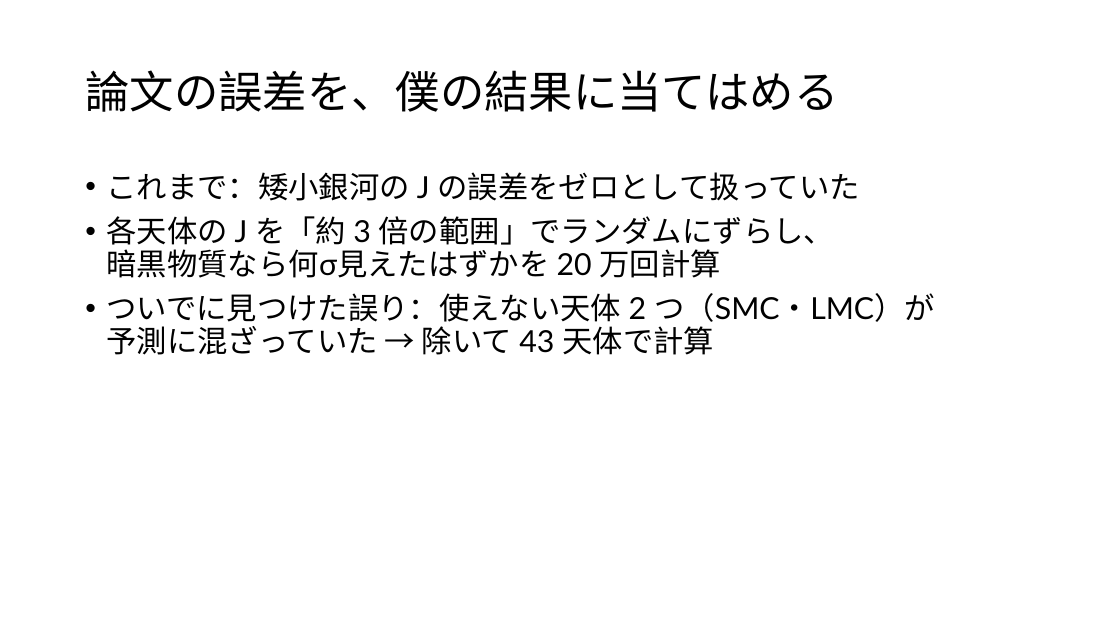
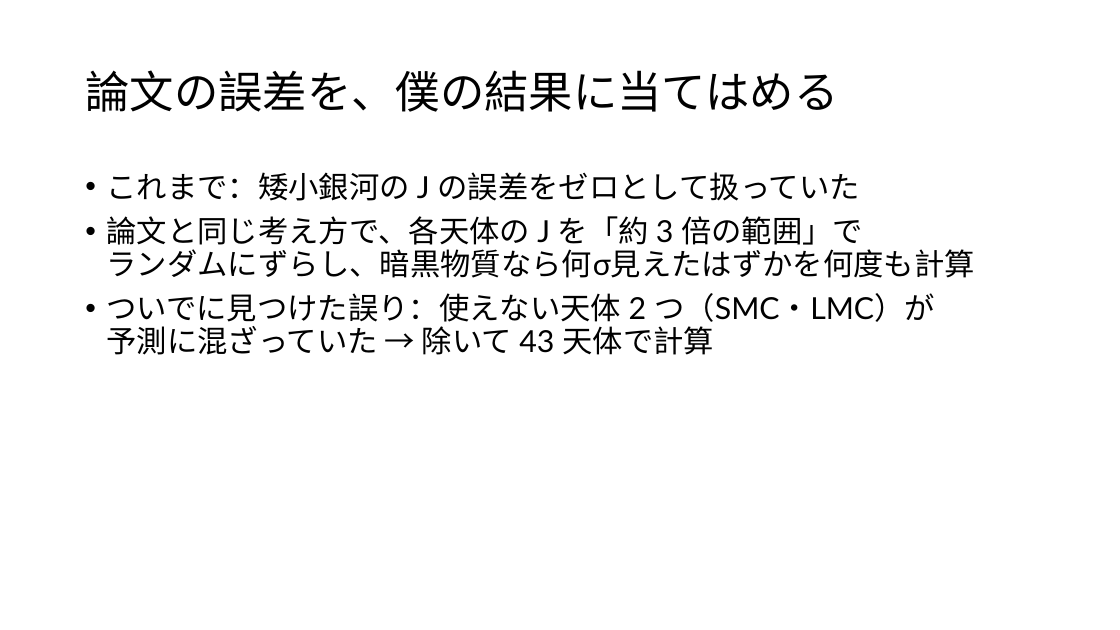
Before and after one commit to Mikann20041029/darkmatter-slides, a slide deck: slide 15 of slides/2026-10-02_研究進捗報告.pptx. Drawn at 1120x630 pixels with LibreOffice and Linux fonts; fonts in the diff are those of the drawing. Boxes give left, top, right and bottom in pixels: in the first picture for what was removed or moved away, otherwise in the second. Text is boxed around its words. In the diff, an @@ line names an element or a change of style, - is before the commit and + after.

```diff
--- a/slides/2026-10-02_研究進捗報告.pptx
+++ b/slides/2026-10-02_研究進捗報告.pptx
@@ text at (x1=106, y1=216, x2=975, y2=278): text changed @@
-• 各天体の J を「約 3 倍の範囲」でランダムにずらし、
-  暗黒物質なら何σ見えたはずかを 20 万回計算
+• 論文と同じ考え方で、各天体の J を「約 3 倍の範囲」で
+  ランダムにずらし、暗黒物質なら何σ見えたはずかを何度も計算
```
Also in this commit, not shown: 2 other slides changed, 3 other files.
